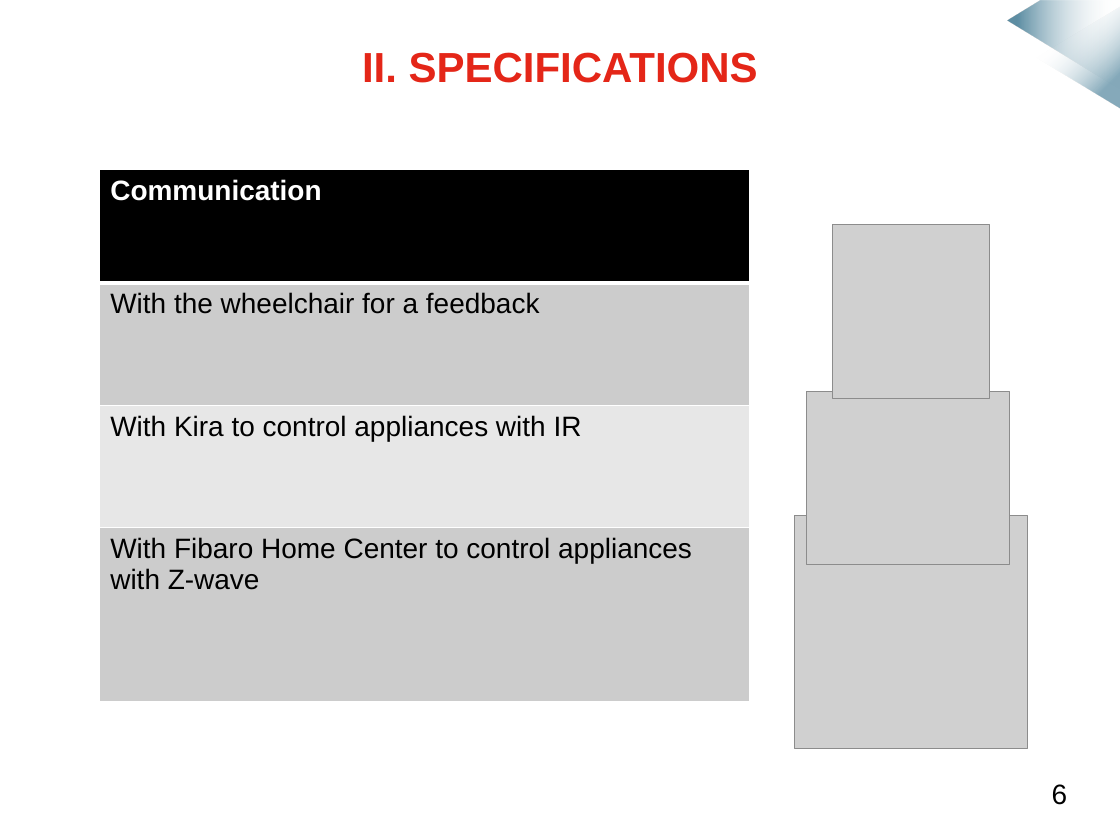
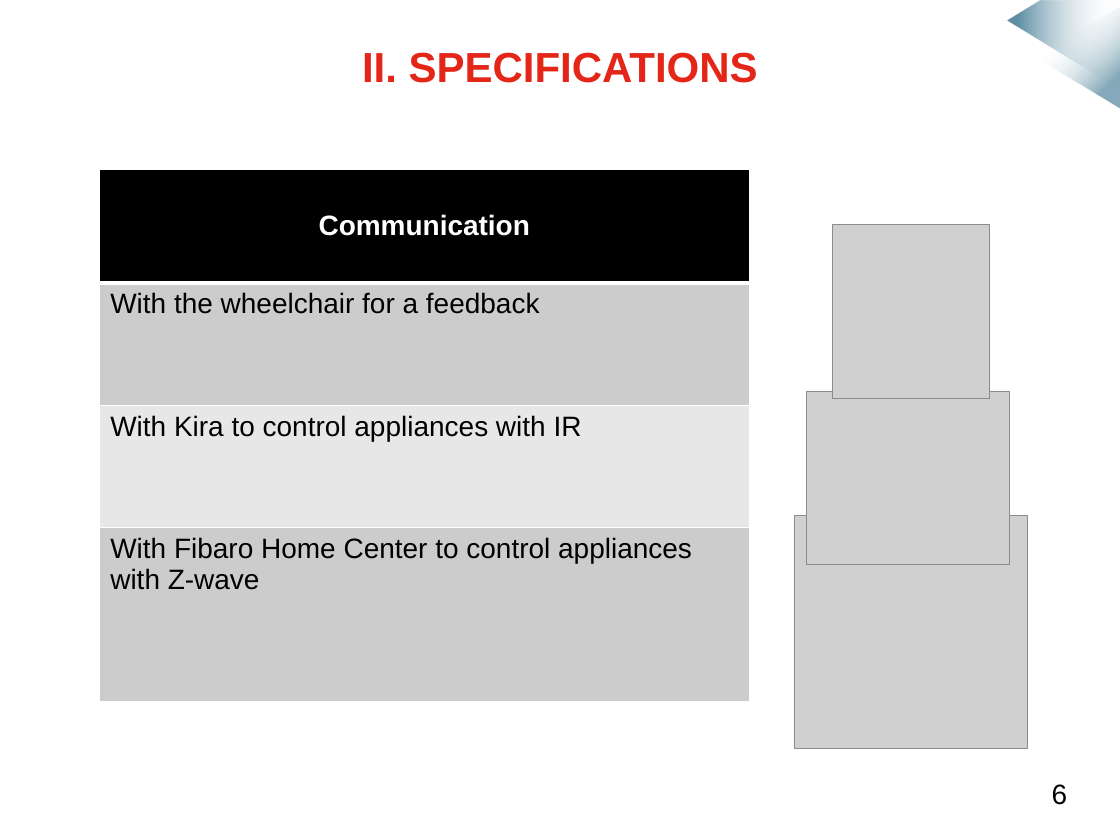
Before and after one commit to mmeven/EP_Domotique_Tablette, a slide deck: slide 6 of Rendu/Diapo_prototype_janvier.pptx. Drawn at 1120x840 pixels with LibreOffice and Linux fonts; fonts in the diff are those of the drawing; grey boxes stand for pictures; background and template pictures are left out. Boxes give left, top, right and bottom in pixels: in the first picture for what was removed or moved away, otherwise in the second. Text is boxed around its words. In the diff, an @@ line names an element or a change of style, - is before the commit and + after.

```diff
--- a/Rendu/Diapo_prototype_janvier.pptx
+++ b/Rendu/Diapo_prototype_janvier.pptx
@@ table at (x1=99, y1=169, x2=749, y2=702) @@
@@ alignment left to centre @@
```
Also in this commit, not shown: 6 other slides changed, 12 other files.
